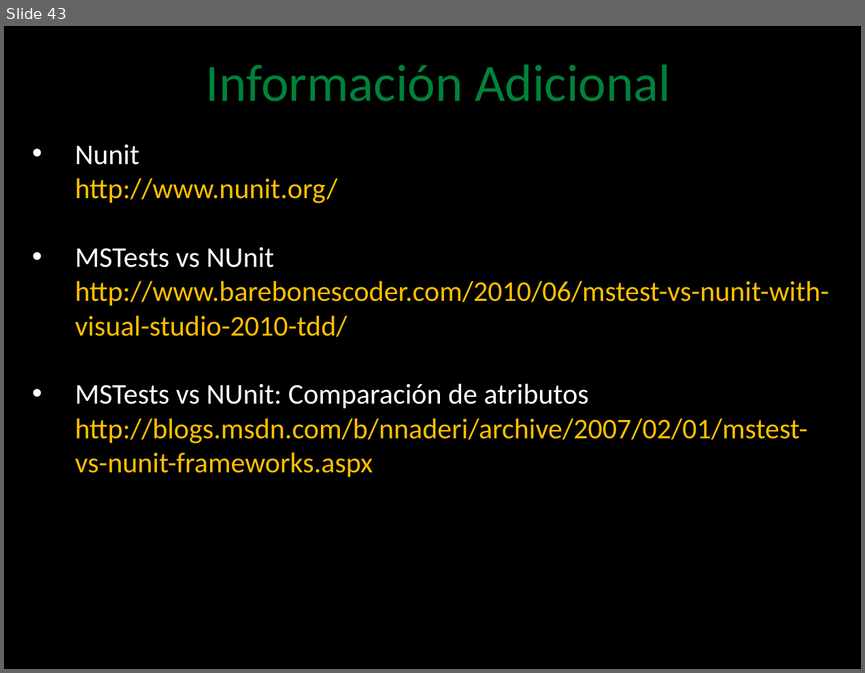
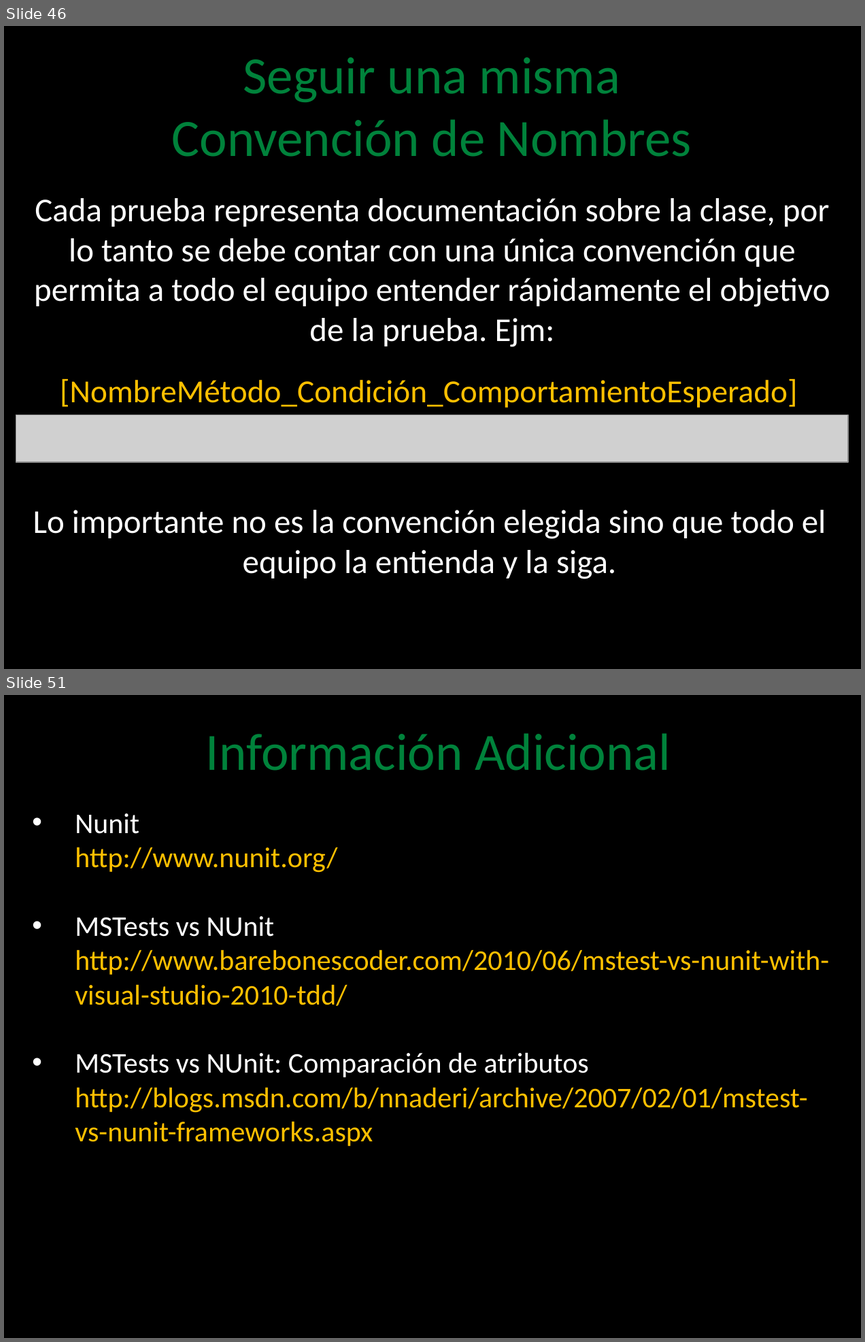
Before and after one commit to angelnunezsalazar/Test-Automation-NET, a slide deck: Diapositivas/Test Automation .NET.pptx. Shown one above the other, each under a label of ours: slide 43 before the commit, slides 46 and 51 after it; the slides between them are not shown. The pictures are 865x673 and 865x1342 pixels, drawn with LibreOffice and Linux fonts; fonts in the diff are those of the drawing; grey boxes stand for pictures; background and template pictures are left out. Boxes give left, top, right and bottom in pixels: in the first picture for what was removed or moved away, otherwise in the second. Text is boxed around its words. In the diff, an @@ line names an element or a change of style, - is before the commit and + after.

```diff
--- a/Diapositivas/Test Automation .NET.pptx
+++ b/Diapositivas/Test Automation .NET.pptx
@@ slide 46 added at <box>4,26,861,669</box>, background picture (left out) @@
@@ text added at <box>171,57,691,157</box>, 44 pt, text #00823B @@
+Seguir una misma
+Convención de Nombres
@@ text added at <box>34,198,830,347</box>, 28 pt, text #FFFFFF @@
+Cada prueba representa documentación sobre la clase, por lo tanto se debe contar con una única convención que permita a todo el equipo entender rápidamente el objetivo de la prueba. Ejm:
@@ text added at <box>60,378,797,407</box>, 27 pt, text #FFC000 @@
+[NombreMétodo_Condición_ComportamientoEsperado]
@@ picture added at <box>16,415,848,462</box> @@
@@ text added at <box>33,509,826,579</box>, 28 pt, text #FFFFFF @@
+Lo importante no es la convención elegida sino que todo el equipo la entienda y la siga.
@@ what was slide 43 is now slide 51 @@
```
Also in this commit, not shown: 5 slides changed, 12 other slides added, 5 slides removed, 45 other files.
